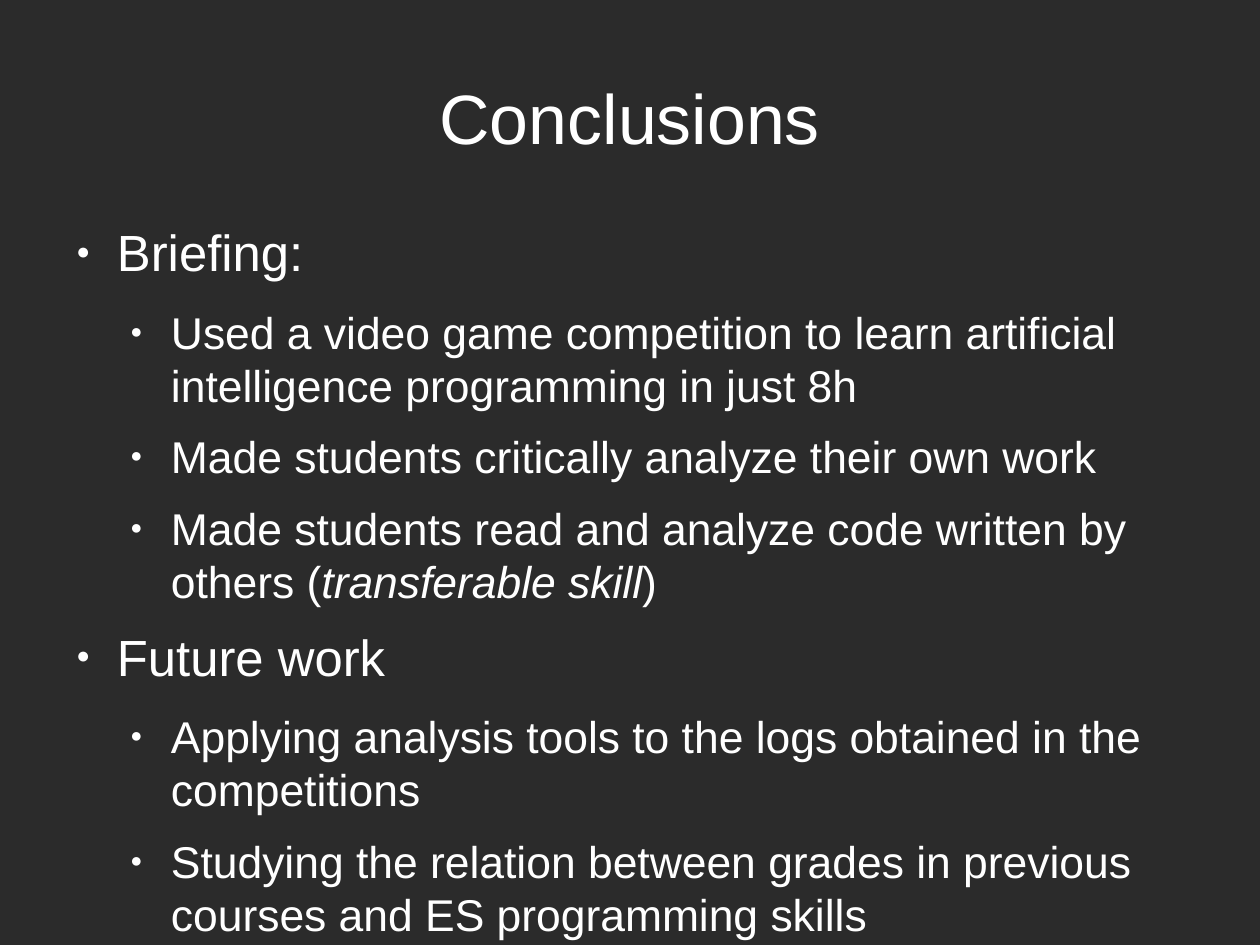
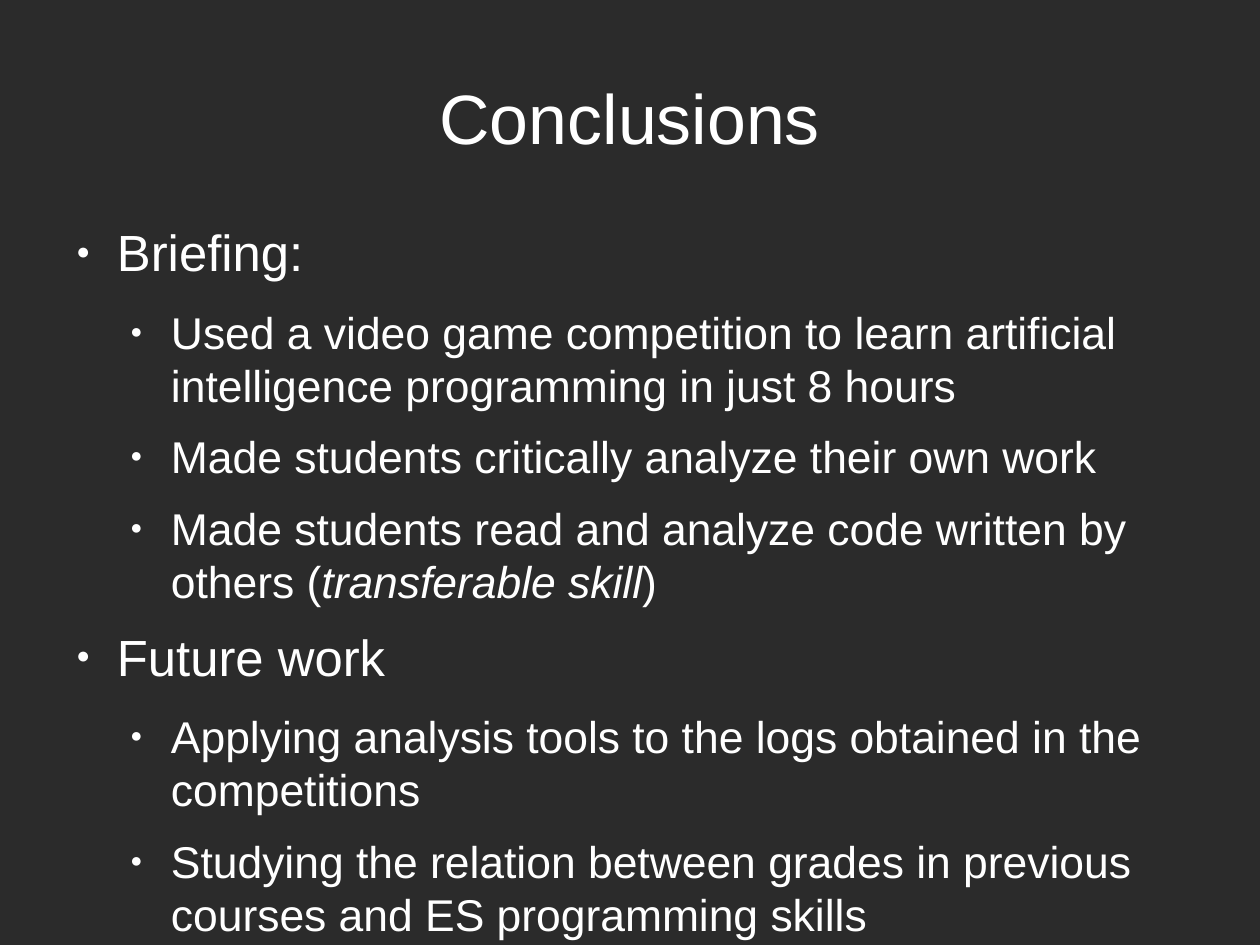
Before and after one commit to rompehielos013013013/gsiege, a slide deck: slide 27 of presentacion/Brunel2014/assessingCompetitions.odp (slide 24 before the commit). Drawn at 1260x945 pixels with LibreOffice and Linux fonts; fonts in the diff are those of the drawing; background and template pictures are left out; a plain dark background stands for a picture behind light text. Boxes give left, top, right and bottom in pixels: in the first picture for what was removed or moved away, otherwise in the second. Text is boxed around its words. In the diff, an @@ line names an element or a change of style, - is before the commit and + after.

```diff
--- a/presentacion/Brunel2014/assessingCompetitions.odp
+++ b/presentacion/Brunel2014/assessingCompetitions.odp
@@ text at (171, 316, 1116, 411): text changed @@
-  ● Used a video game competition to learn artificial intelligence programming in just 8h
+  ● Used a video game competition to learn artificial intelligence programming in just 8 hours
```
Also in this commit, not shown: 10 other slides changed, 3 slides added.
